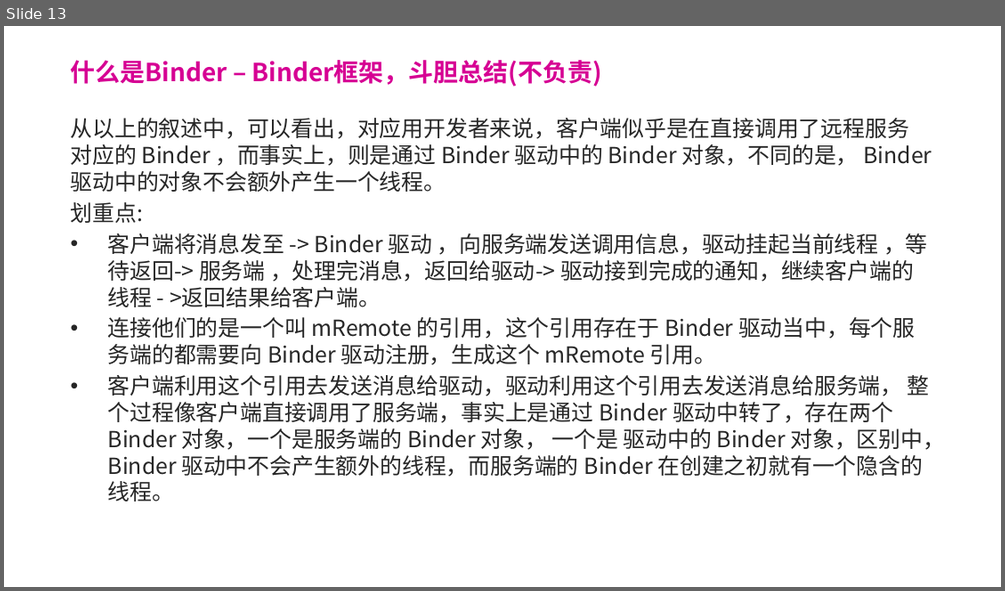
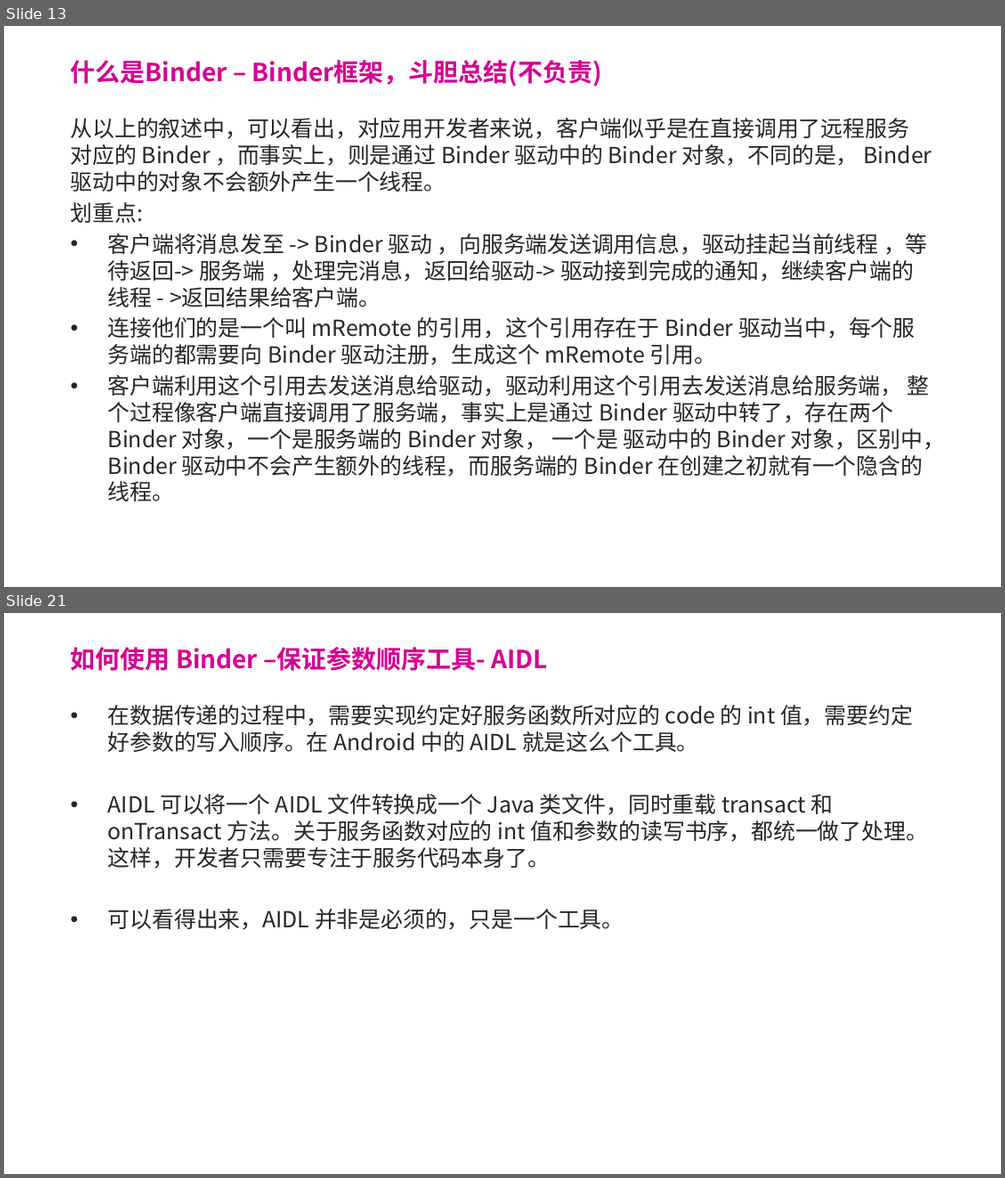
Before and after one commit to forsail/Study, a slide deck: notes/binder/binder简介.pptx. Shown one above the other, each under a label of ours: slide 13 before the commit, slides 13 and 21 after it; the slides between them are not shown. The pictures are 1005x591 and 1005x1178 pixels, drawn with LibreOffice and Linux fonts; fonts in the diff are those of the drawing; background and template pictures are left out. Boxes give left, top, right and bottom in pixels: in the first picture for what was removed or moved away, otherwise in the second. Text is boxed around its words. In the diff, an @@ line names an element or a change of style, - is before the commit and + after.

Commit message:
[ binder  ]  ppt

```diff
--- a/notes/binder/binder简介.pptx
+++ b/notes/binder/binder简介.pptx
@@ slide 21 added at <box>4,613,1001,1174</box>, background picture (left out) @@
@@ title added at <box>71,647,547,671</box>, 18 pt, text #D60093, bold @@
+如何使用 Binder –保证参数顺序工具- AIDL
@@ text added at <box>108,705,928,930</box>, 16 pt, text #262626 @@
+• 在数据传递的过程中，需要实现约定好服务函数所对应的 code 的 int 值，需要约定好参数的写入顺序。在 Android 中的 AIDL 就是这么个工具。
+• AIDL 可以将一个 AIDL 文件转换成一个 Java 类文件，同时重载 transact 和 onTransact 方法。关于服务函数对应的 int 值和参数的读写书序，都统一做了处理。这样，开发者只需要专注于服务代码本身了。
+• 可以看得出来，AIDL 并非是必须的，只是一个工具。
```
Also in this commit, not shown: 1 slide changed, 6 other slides added, 2 slides removed.
